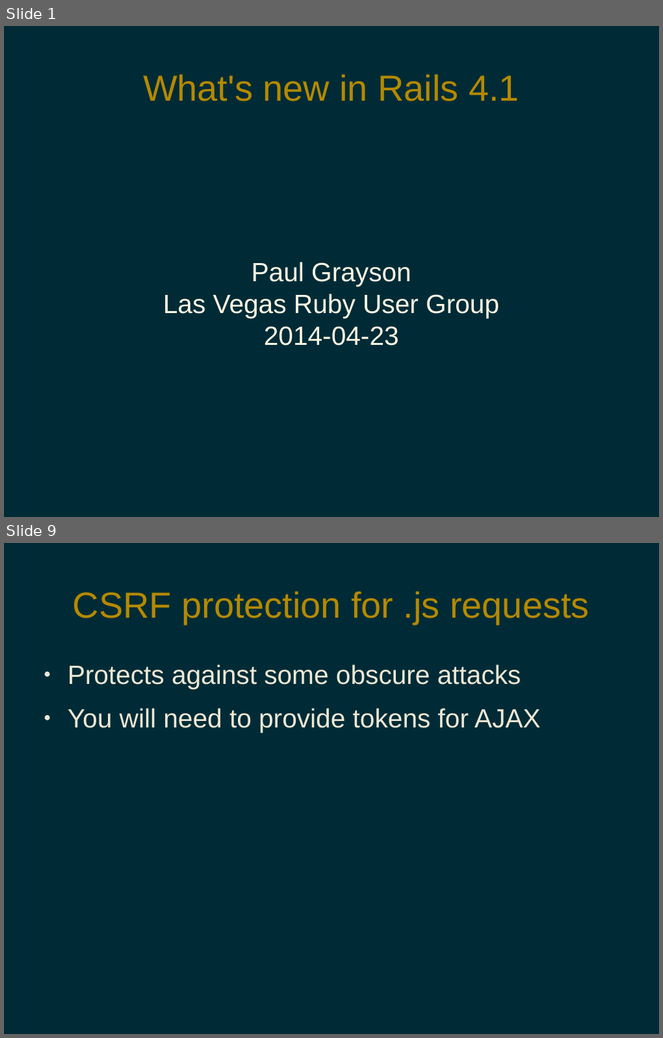
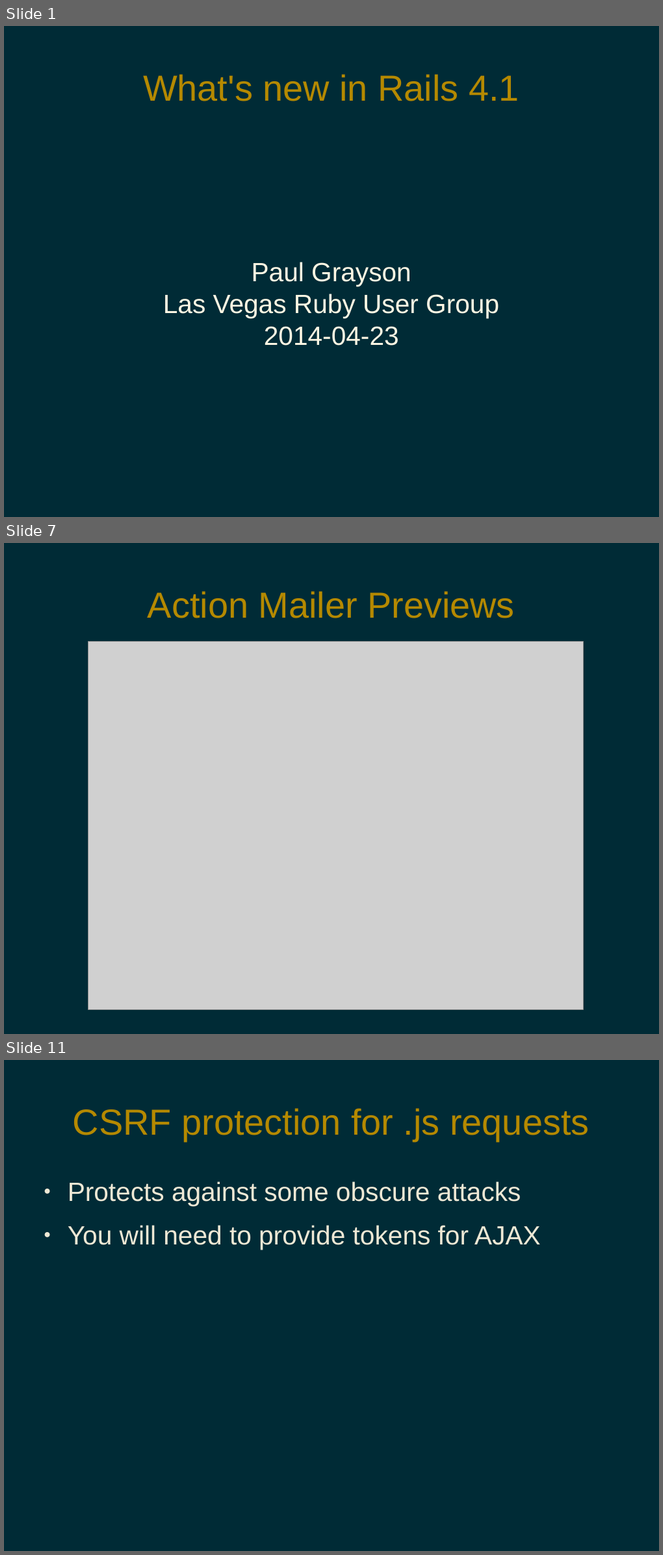
Before and after one commit to pdg137/rails41-pres, a slide deck: new-in-rails-4-1.odp. Shown one above the other, each under a label of ours: slides 1 and 9 before the commit, slides 1, 7 and 11 after it; the slides between them are not shown. The pictures are 663x1038 and 663x1555 pixels, drawn with LibreOffice and Linux fonts; fonts in the diff are those of the drawing; grey boxes stand for pictures. Boxes give left, top, right and bottom in pixels: in the first picture for what was removed or moved away, otherwise in the second. Text is boxed around its words. In the diff, an @@ line names an element or a change of style, - is before the commit and + after.

```diff
--- a/new-in-rails-4-1.odp
+++ b/new-in-rails-4-1.odp
@@ slide 7 added at bbox=[4, 543, 659, 1034], background #002B36 @@
@@ title added at bbox=[148, 591, 515, 618], 44 pt, text #B58900 @@
+Action Mailer Previews
@@ picture added at bbox=[88, 642, 583, 1010] @@
@@ what was slide 9 is now slide 11 @@
```
Also in this commit, not shown: 5 slides changed, 5 other slides added, 3 slides removed.
